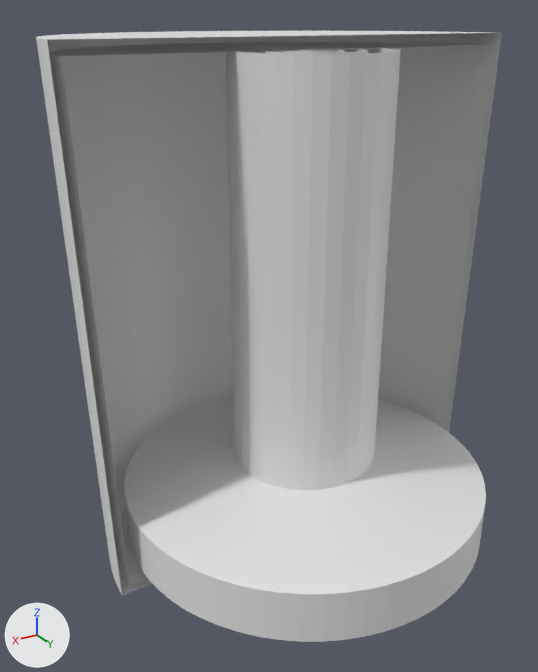
The Blender file CAD/24-well-render-well.blend: old version first, new version second.
Rendered twice from a 50 mm lens placed at (14.1, 20.9, 18.3), pointed at (1.1, -0.8, 7.5). The lights are fixed; the arrows at lower left show +X, +Y and +Z.

Script lines for the objects in view, before the commit:
```python
me_circle = bpy.data.meshes.new('Circle')
me_circle.from_pydata(...)  # 132 vertices, 252 faces; spans x -8.3..8.3, y -8.3..0.0, z -0.3..18.4
# before: 0 (-8.0, 0.0, 18.0) at pixel (493, 45), 1 (-7.5, 0.0, 0.0), 3 (8.0, 0.0, 18.0) at pixel (61, 57), 6 (7.5, 0.0, 0.0) at pixel (129, 585), 66 (-8.3, 0.0, 18.4) at pixel (501, 32)
# before: 67 (-7.8, 0.0, -0.3), 69 (8.3, 0.0, 18.4) at pixel (47, 39), 72 (7.8, 0.0, -0.3) at pixel (121, 595)
me_circle_003 = bpy.data.meshes.new('Circle.003')
me_circle_003.from_pydata(...)  # 7456 vertices, 8472 faces; spans x -7.0..7.0, y -7.0..7.0, z -8.7..8.7
me_cylinder = bpy.data.meshes.new('Cylinder')
me_cylinder.from_pydata(...)  # a 64-sided cylinder along z spanning x -7.0..7.0, y -7.0..7.0, z -0.08..0.08
ob_membrane = bpy.data.objects.new('membrane', me_cylinder)
ob_membrane.location = (0.0, 0.0, -0.07)
ob_pillar = bpy.data.objects.new('pillar', me_circle_003)
ob_pillar.location = (0.0, 0.0, 8.68)
ob_well = bpy.data.objects.new('well', me_circle)
ob_well.location = (0.0, 0.0, -0.65)
```
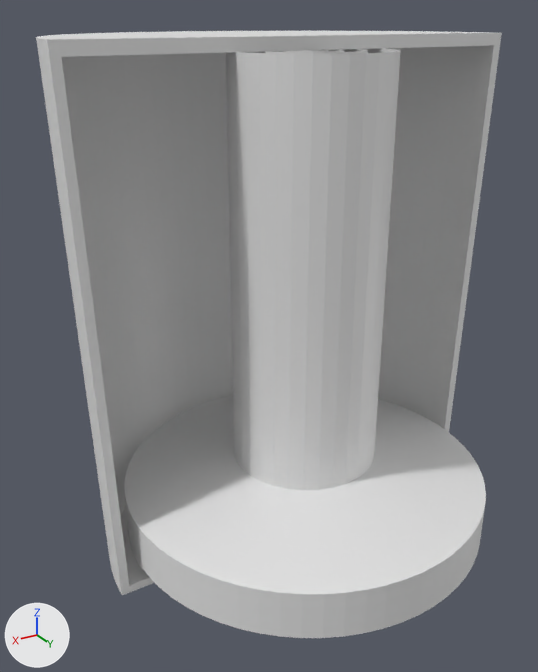
Commit message: cut well and membrane

Location of each change, (x1, y1, x2, y2) in pixels of the pictures (538 x 672 px):
'membrane', reshaped: before (128, 533, 480, 642); after (128, 533, 143, 570)
part 1 of me_circle, added: after (47, 33, 502, 595)
part 2 of me_cylinder, built on: before (141, 554, 478, 642)

The change in detail:
me_circle has 132 vertices, 252 faces and spans x -8.3..8.3, y -8.3..0.0, z -0.3..18.4.
me_circle is used by ob_well; location (0.0, 0.0, -0.65).
Verts and faces of me_circle; kept vertices keep their numbers, new ones are numbered from 132.
Part 1, on me_circle:
New faces: (0, 67, 1), (0, 69, 66), (0, 3, 69), (3, 72, 69), (3, 6, 72), (1, 72, 6).
New faces: (1, 67, 72), (0, 66, 67).
me_cylinder is used by ob_membrane; location (0.0, 0.0, -0.07).
me_cylinder had 128 vertices, 66 faces and spanned x -7.0..7.0, y -7.0..7.0, z -0.08..0.08.
me_cylinder now has 66 vertices, 96 faces and spans x -7.0..7.0, y -7.0..0.0, z -0.08..0.08.
Part 2, on me_cylinder:
62 vertices are removed from x -6.97..6.97, y 0.69..7.0, z -0.08..0.08.
34 faces are deleted.
64 new faces join them.
